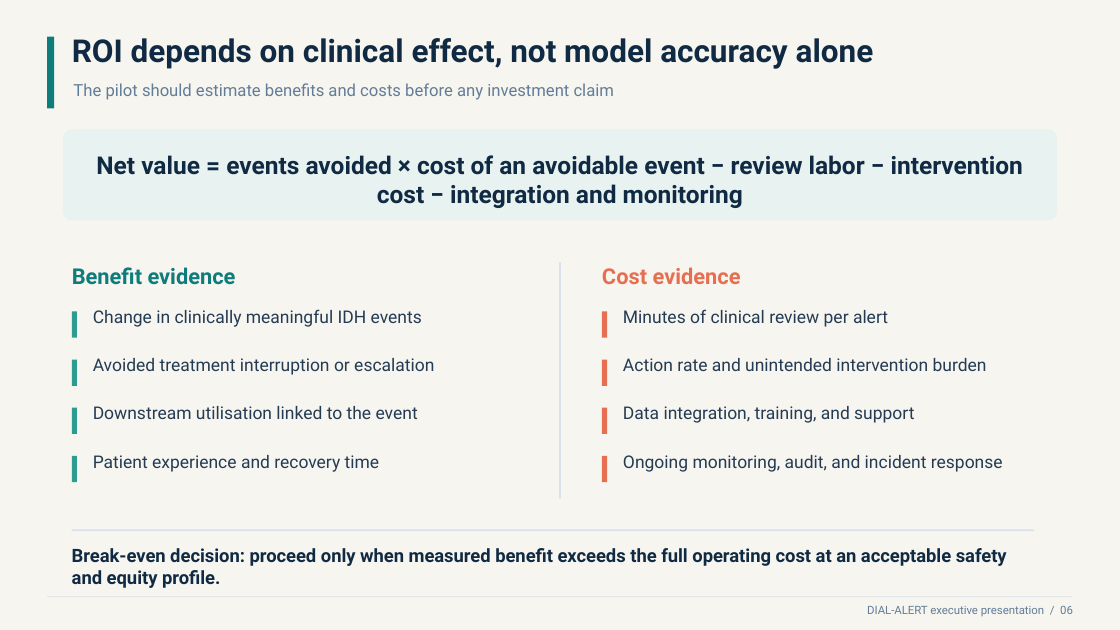
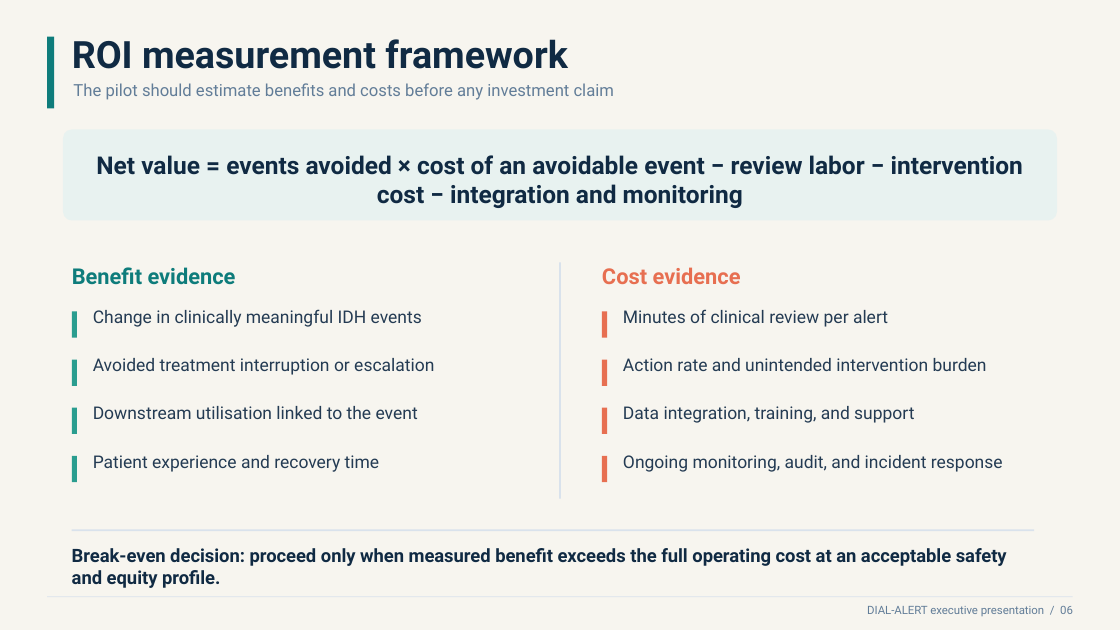
Before and after one commit to guillanofg/DIAL-ALERT, a slide deck: slide 6 of reports/Franklin_Guillano_DIAL_ALERT_Business_Presentation.pptx. Drawn at 1120x630 pixels with LibreOffice and Linux fonts; fonts in the diff are those of the drawing. Boxes give left, top, right and bottom in pixels: in the first picture for what was removed or moved away, otherwise in the second. Text is boxed around its words. In the diff, an @@ line names an element or a change of style, - is before the commit and + after.

```diff
--- a/reports/Franklin_Guillano_DIAL_ALERT_Business_Presentation.pptx
+++ b/reports/Franklin_Guillano_DIAL_ALERT_Business_Presentation.pptx
@@ text at box(72, 39, 568, 69): text changed; size 27 to 32.2 pt @@
-ROI depends on clinical effect, not model accuracy alone
+ROI measurement framework
```
Also in this commit, not shown: 6 other slides changed, 1 slide added, 1 slide removed, 28 other files.
